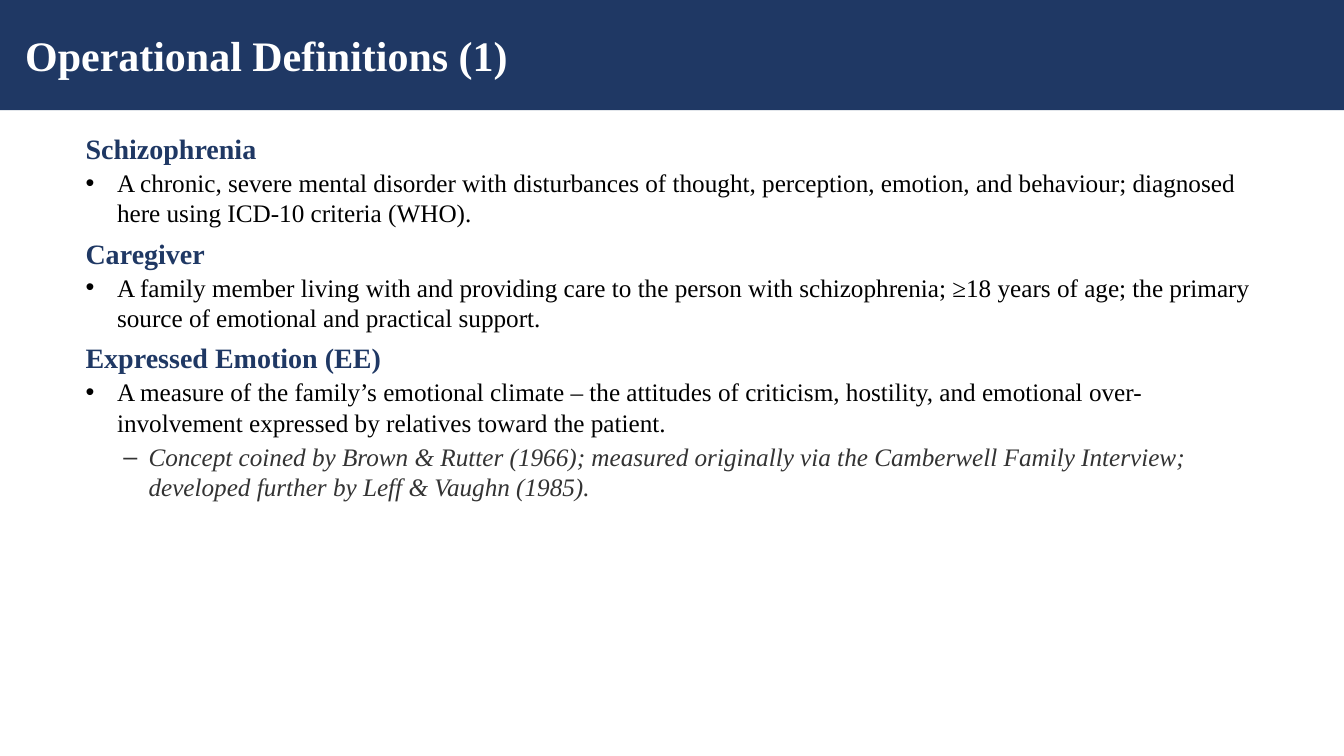
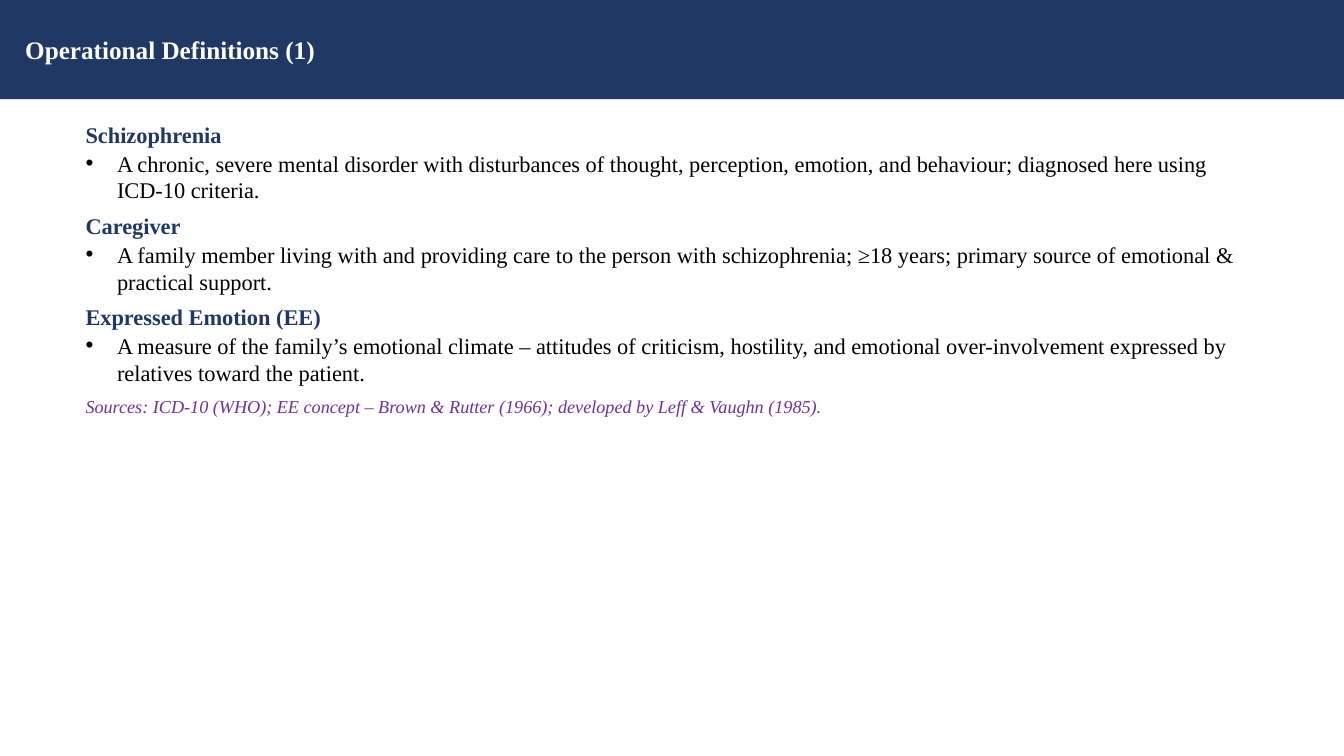
Before and after one commit to tejasdangodra786-byte/Dango-kiro, a slide deck: slide 5 of Family_Intervention_EE_Schizophrenia_JournalClub.pptx. Drawn at 1344x756 pixels with LibreOffice and Linux fonts; fonts in the diff are those of the drawing. Boxes give left, top, right and bottom in pixels: in the first picture for what was removed or moved away, otherwise in the second. Text is boxed around its words. In the diff, an @@ line names an element or a change of style, - is before the commit and + after.

Commit message:
Revise presentation: fonts 16/18pt, journal name on title slide, inline sources on intro/definitions, single aim/objective/hypothesis, new technique-explainer slide, and Critical Reflection slide

```diff
--- a/Family_Intervention_EE_Schizophrenia_JournalClub.pptx
+++ b/Family_Intervention_EE_Schizophrenia_JournalClub.pptx
@@ rectangle "Operational Definitions (1)" resized from (x1=0, y1=0, x2=1344, y2=110) to (x1=0, y1=0, x2=1344, y2=99) @@
@@ rectangle "Operational Definitions (1)" at (x1=0, y1=0, x2=1344, y2=99): size 30 to 18 pt @@
@@ text "Schizophrenia" moved from (x1=86, y1=139, x2=1249, y2=502) to (x1=86, y1=127, x2=1226, y2=417) @@
@@ text at (x1=86, y1=127, x2=321, y2=330): size 20 to 16 pt in "Schizophrenia", "Caregiver", "Expressed Emotion (EE)" @@
@@ text at (x1=117, y1=156, x2=1206, y2=199): text changed; size 18 to 16 pt @@
-• A chronic, severe mental disorder with disturbances of thought, perception, emotion, and behaviour; diagnosed here using ICD-10 criteria (WHO).
+• A chronic, severe mental disorder with disturbances of thought, perception, emotion, and behaviour; diagnosed here using ICD-10 criteria.
@@ text at (x1=117, y1=247, x2=1210, y2=295): text changed; size 18 to 16 pt @@
-• A family member living with and providing care to the person with schizophrenia; ≥18 years of age; the primary source of emotional and practical support.
+• A family member living with and providing care to the person with schizophrenia; ≥18 years; primary source of emotional & practical support.
@@ text at (x1=86, y1=338, x2=1226, y2=417): text changed; size 18 to 16 pt @@
-• A measure of the family’s emotional climate – the attitudes of criticism, hostility, and emotional over-involvement expressed by relatives toward the patient.
-– Concept coined by Brown & Rutter (1966); measured originally via the Camberwell Family Interview; developed further by Leff & Vaughn (1985).
+• A measure of the family’s emotional climate – attitudes of criticism, hostility, and emotional over-involvement expressed by relatives toward the patient.
+Sources: ICD-10 (WHO); EE concept – Brown & Rutter (1966); developed by Leff & Vaughn (1985).
```
Also in this commit, not shown: 26 other slides changed, 4 slides added, 1 slide removed.
